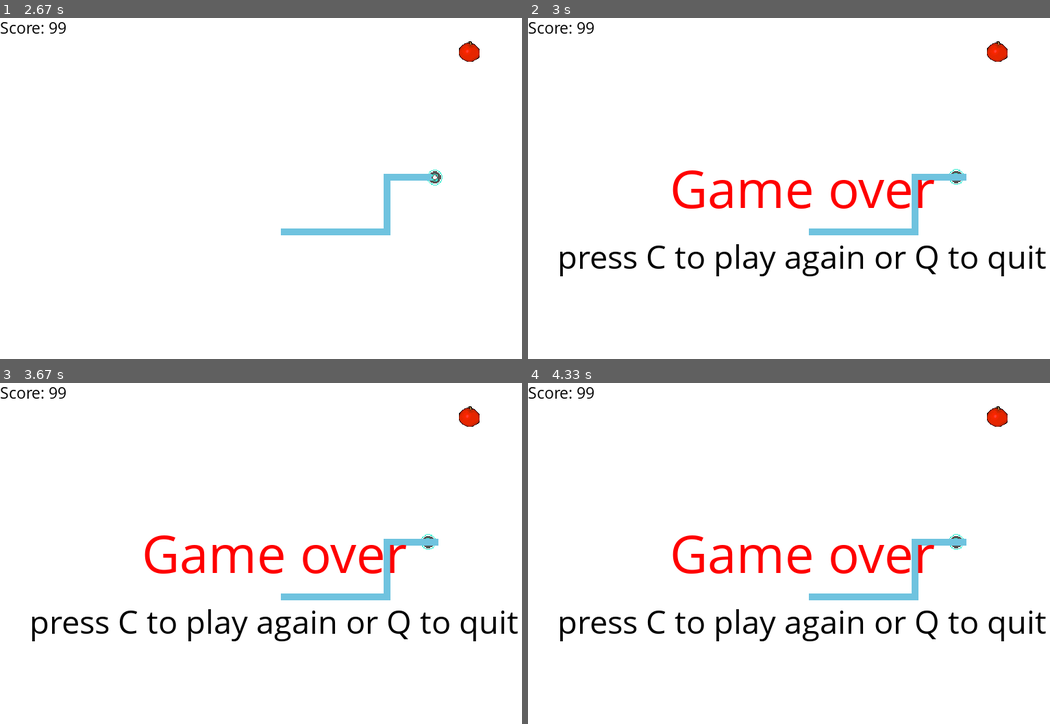
Above: before the commit, frames 1-4 (two rows, left to right).
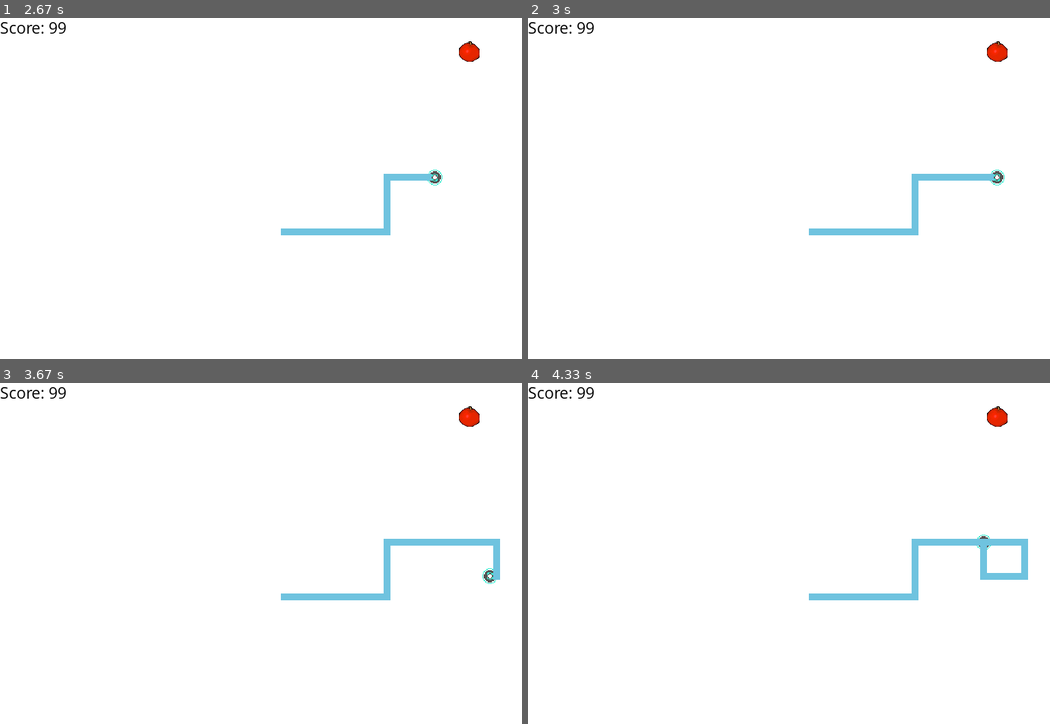
Above: after the commit, the same moments.

Repository: cruzas/tron_kart
Game: pygame game, started from snake_game/prototype_tron_grid.py
Same seed, same stepped clock (60 frames per second), same inputs: the game is played once before the commit and once after it.
Inputs:
- Up to frame 1 (2.67 s): tap C at 0.33 s; tap Enter at 0.67 s; hold Right 1.17-1.63 s; hold Up 1.67-2.13 s; hold Right 2.17-2.63 s
- Up to frame 2 (3 s): hold Left from 2.67 s (still down)
- Up to frame 3 (3.67 s): release Left at 3.2 s; hold Down 3.23-3.53 s; hold Left from 3.57 s (still down)
- Up to frame 4 (4.33 s): release Left at 3.97 s; hold Up from 4 s (still down)

Frame 1 is identical in both runs. In frame 2, 3.6% of the frame differs, in the area x 6-100%, y 44-76%; in frame 3, 3.8%; in frame 4, 4.1%.

Commit message:
changed the movement
to not let the payer kill itself by going the opposite direction

Diff:
--- a/snake_game/prototype_tron_grid.py
+++ b/snake_game/prototype_tron_grid.py
@@ -186,19 +186,20 @@
             if event.type == pygame.QUIT:
                 game_exit = True
             if event.type == pygame.KEYDOWN:
-                if event.key == pygame.K_LEFT:
+                prev_dir = direction
+                if event.key == pygame.K_LEFT and prev_dir != 'right':
                     direction = 'left'
                     lead_x_change = -block_size
                     lead_y_change = 0
-                elif event.key == pygame.K_RIGHT:
+                elif event.key == pygame.K_RIGHT and prev_dir != 'left':
                     direction = 'right'
                     lead_x_change = block_size
                     lead_y_change = 0
-                elif event.key == pygame.K_UP:
+                elif event.key == pygame.K_UP and prev_dir != 'down':
                     direction = 'up'
                     lead_y_change = -block_size
                     lead_x_change = 0
-                elif event.key == pygame.K_DOWN:
+                elif event.key == pygame.K_DOWN and prev_dir != 'up':
                     direction = 'down'
                     lead_y_change = block_size
                     lead_x_change = 0
